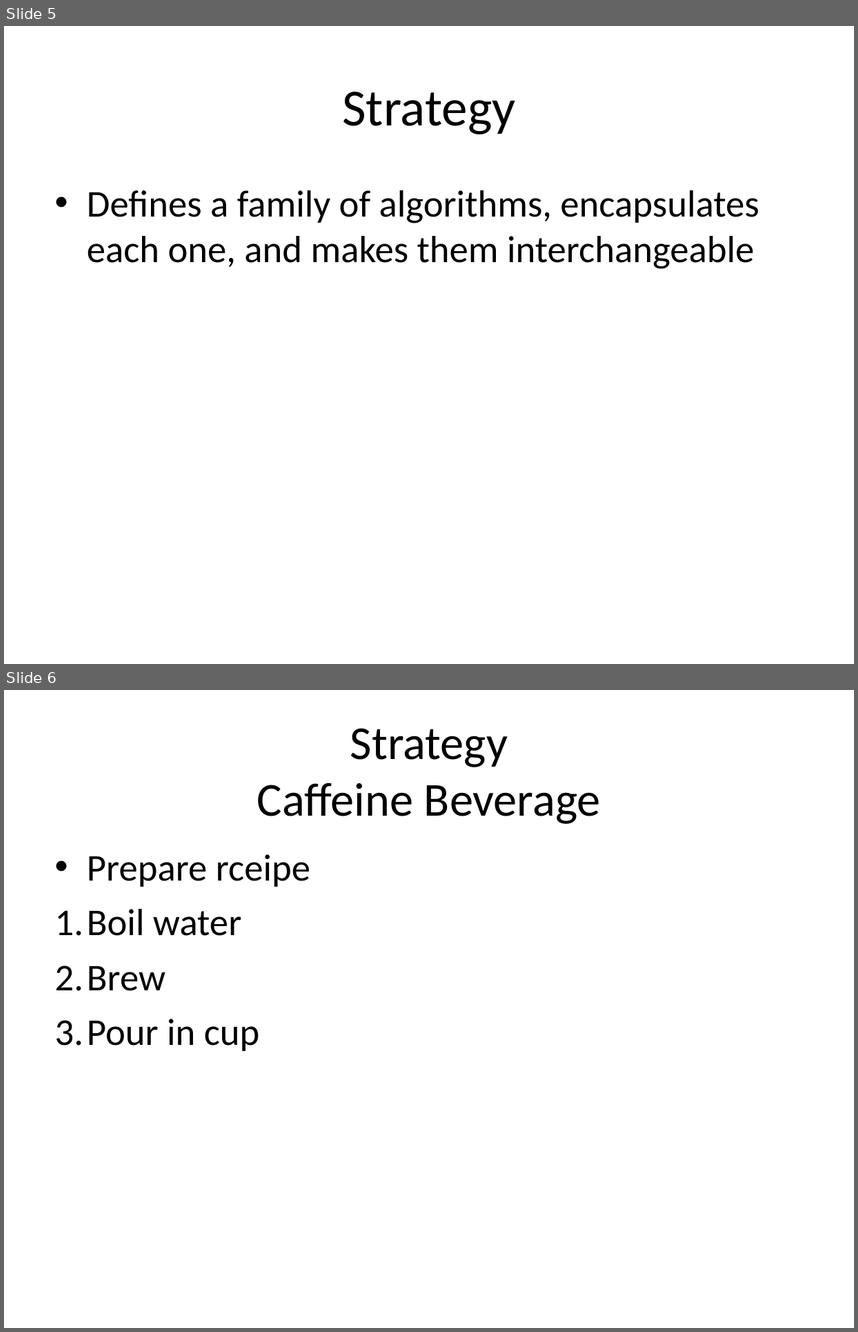
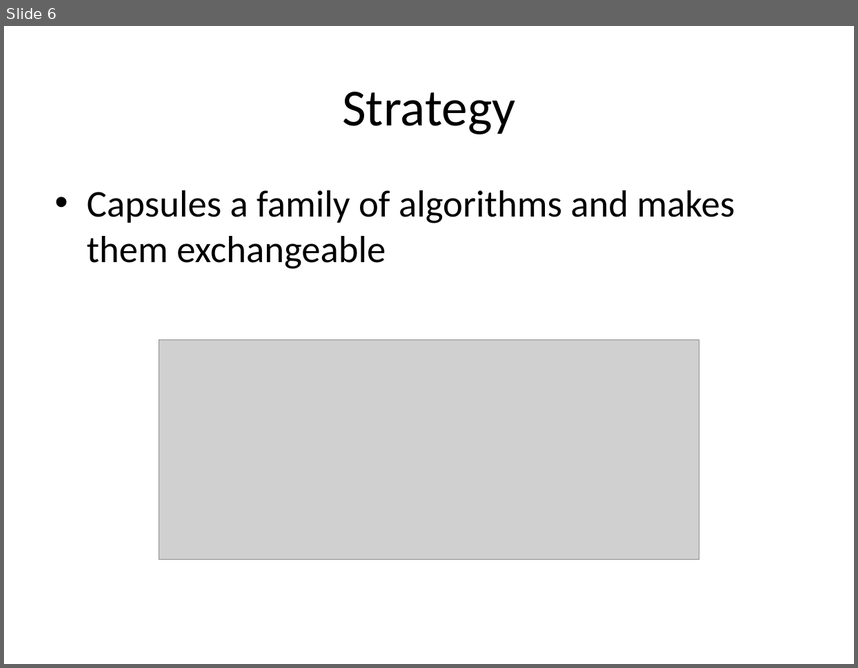
Before and after one commit to kamyu104/GofPatterns, a slide deck: Effective patterns.ppt. Shown one above the other, each under a label of ours: slides 5 and 6 before the commit, slide 6 after it. The pictures are 858x1332 and 858x668 pixels, drawn with LibreOffice and Linux fonts; fonts in the diff are those of the drawing; grey boxes stand for pictures. Boxes give left, top, right and bottom in pixels: in the first picture for what was removed or moved away, otherwise in the second. Text is boxed around its words. In the diff, an @@ line names an element or a change of style, - is before the commit and + after.

```diff
--- a/Effective patterns.ppt
+++ b/Effective patterns.ppt
@@ slide 6 removed at (4,690,854,1328), background #FFFFFF @@
@@ title removed at (257,728,601,824) @@
-Strategy
-Caffeine Beverage
@@ text removed at (55,854,310,1051) @@
-• Prepare rceipe
-1. Boil water
-2. Brew
-3. Pour in cup
@@ what was slide 5 is now slide 6 @@
@@ slide 6 changed as well @@
@@ text at (87,190,735,269): text changed @@
-• Defines a family of algorithms, encapsulates each one, and makes them interchangeable
+• Capsules a family of algorithms and makes them exchangeable
@@ picture added at (159,340,699,559) @@
```
Also in this commit, not shown: 5 other slides changed, 27 slides added, 18 other slides removed, 4 other files.
